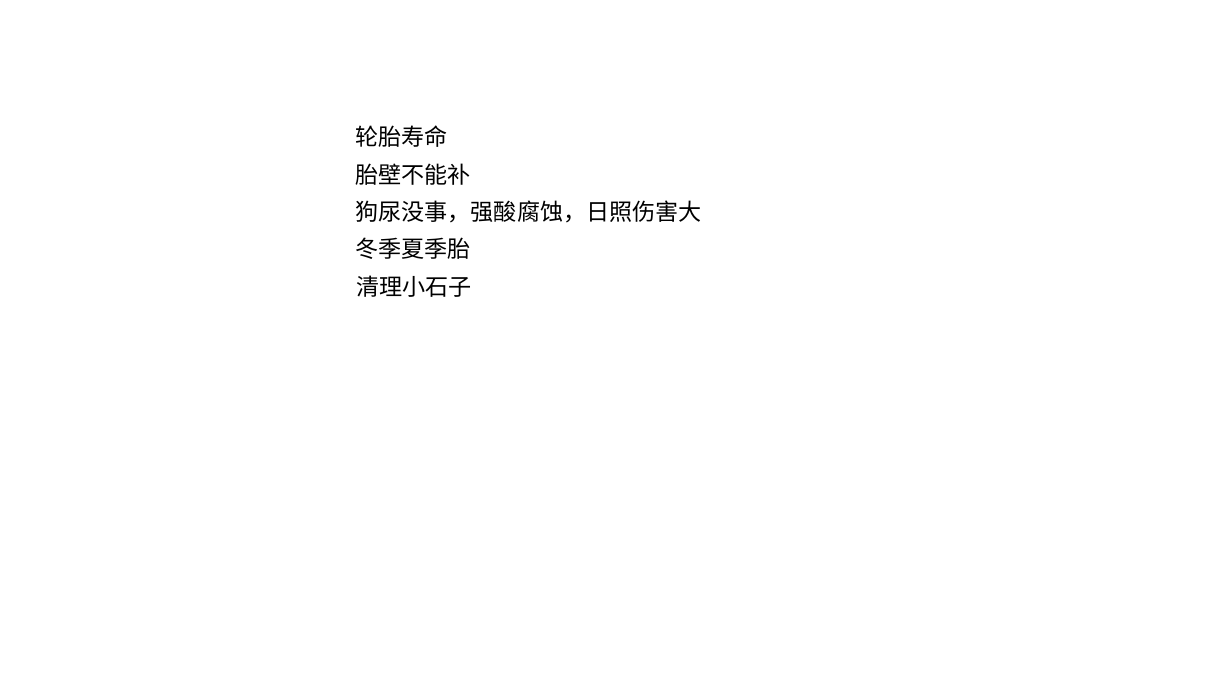
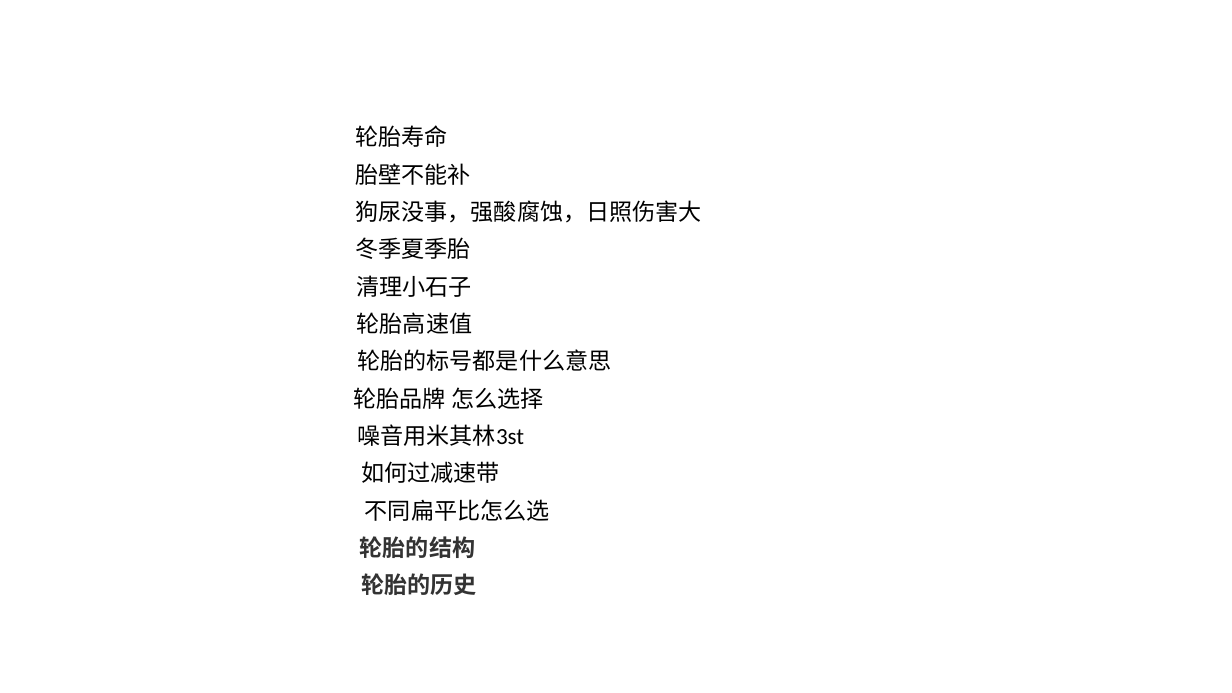
Before and after one commit to FredJiangFei/MyDocuments, a slide deck: slide 2 of 其他/轮胎/tyre.pptx. Drawn at 1232x693 pixels with LibreOffice and Linux fonts; fonts in the diff are those of the drawing. Boxes give left, top, right and bottom in pixels: in the first picture for what was removed or moved away, otherwise in the second. Text is boxed around its words. In the diff, an @@ line names an element or a change of style, - is before the commit and + after.

```diff
--- a/其他/轮胎/tyre.pptx
+++ b/其他/轮胎/tyre.pptx
@@ text added at <box>357,312,472,334</box>, 18 pt, text #000000 @@
+轮胎高速值
@@ text added at <box>357,349,611,371</box>, 18 pt, text #000000 @@
+轮胎的标号都是什么意思
@@ text added at <box>354,387,543,409</box>, 18 pt, text #000000 @@
+轮胎品牌 怎么选择
@@ text added at <box>357,424,524,446</box>, 18 pt, text #000000 @@
+噪音用米其林3st
@@ text added at <box>361,461,500,483</box>, 18 pt, text #000000 @@
+如何过减速带
@@ text added at <box>365,499,550,521</box>, 18 pt, text #000000 @@
+不同扁平比怎么选
@@ text added at <box>360,536,475,558</box>, 18 pt, text #333333, bold @@
+轮胎的结构
@@ text added at <box>361,573,476,595</box>, 18 pt, text #333333, bold @@
+轮胎的历史
```
Also in this commit, not shown: 1 slide added.
